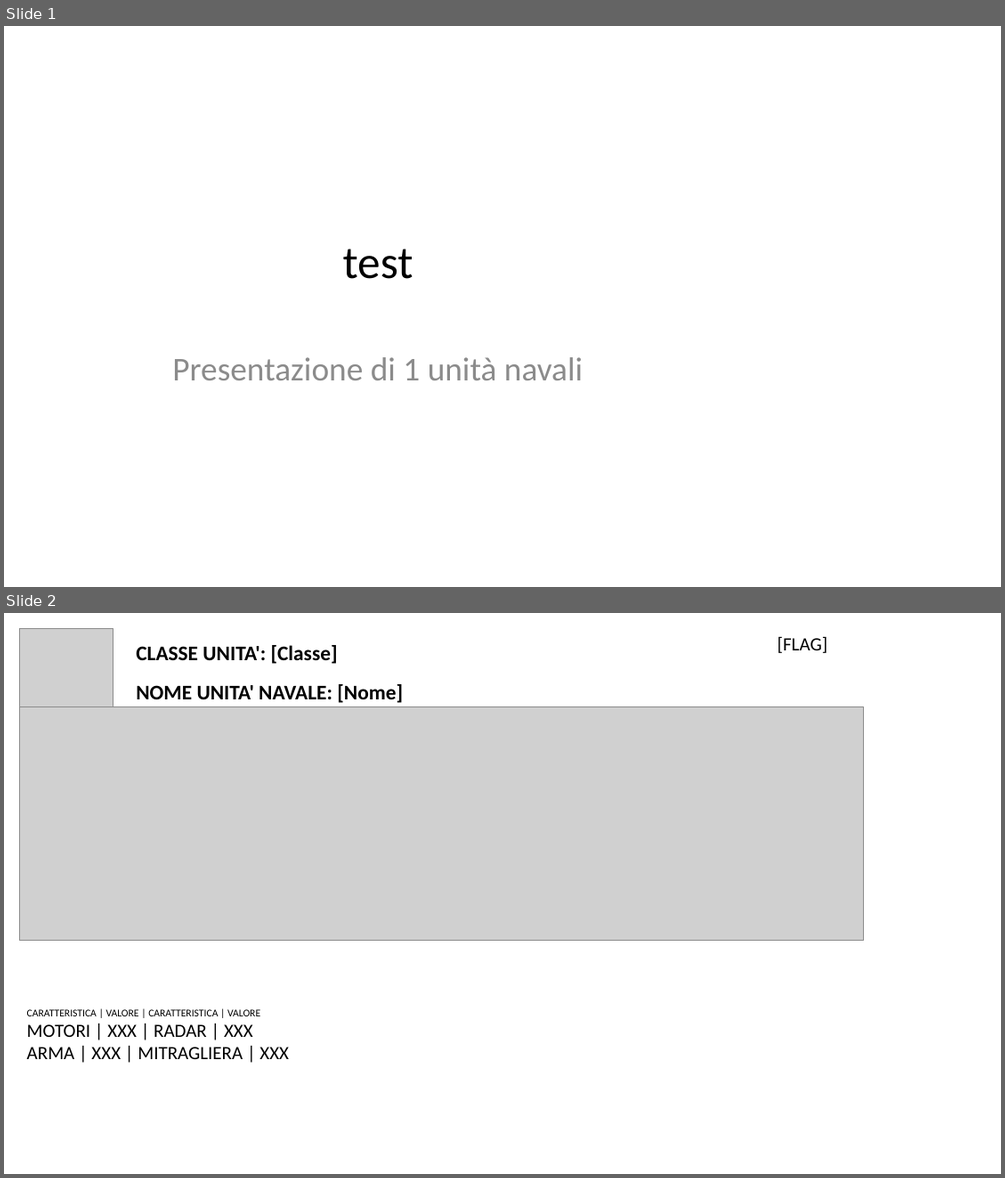
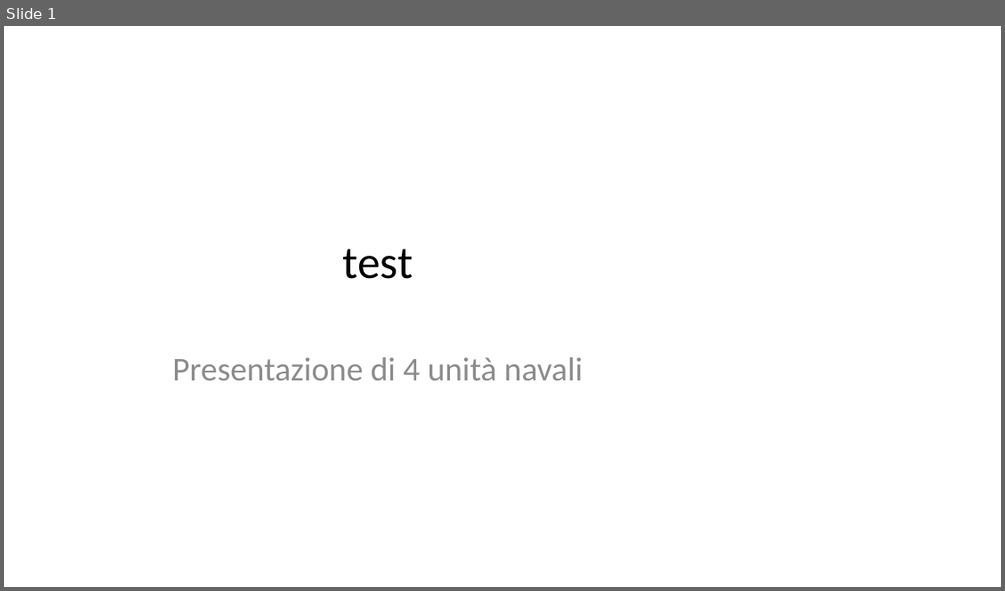
Before and after one commit to ethan0sc4r/schede_uunn, a slide deck: backend/data/exports/test_presentation.pptx. Shown one above the other, each under a label of ours: slides 1 and 2 before the commit, slide 1 after it. The pictures are 1005x1178 and 1005x591 pixels, drawn with LibreOffice and Linux fonts; fonts in the diff are those of the drawing; grey boxes stand for pictures. Boxes give left, top, right and bottom in pixels: in the first picture for what was removed or moved away, otherwise in the second. Text is boxed around its words. In the diff, an @@ line names an element or a change of style, - is before the commit and + after.

```diff
--- a/backend/data/exports/test_presentation.pptx
+++ b/backend/data/exports/test_presentation.pptx
@@ slide 2 removed at (4,613,1001,1174), background #FFFFFF @@
@@ picture removed at (20,629,113,722) @@
@@ text removed at (777,636,828,653) @@
-[FLAG]
@@ text removed at (136,645,338,664) @@
-CLASSE UNITA': [Classe]
@@ text removed at (136,684,403,703) @@
-NOME UNITA' NAVALE: [Nome]
@@ picture removed at (20,706,863,940) @@
@@ text removed at (27,1009,289,1059) @@
-CARATTERISTICA | VALORE | CARATTERISTICA | VALORE
-MOTORI | XXX | RADAR | XXX
-ARMA | XXX | MITRAGLIERA | XXX
@@ slide 1 changed as well @@
@@ subtitle at (172,357,582,380): text changed @@
-Presentazione di 1 unità navali
+Presentazione di 4 unità navali
```
Also in this commit, not shown: 4 slides added, 20 other files.
